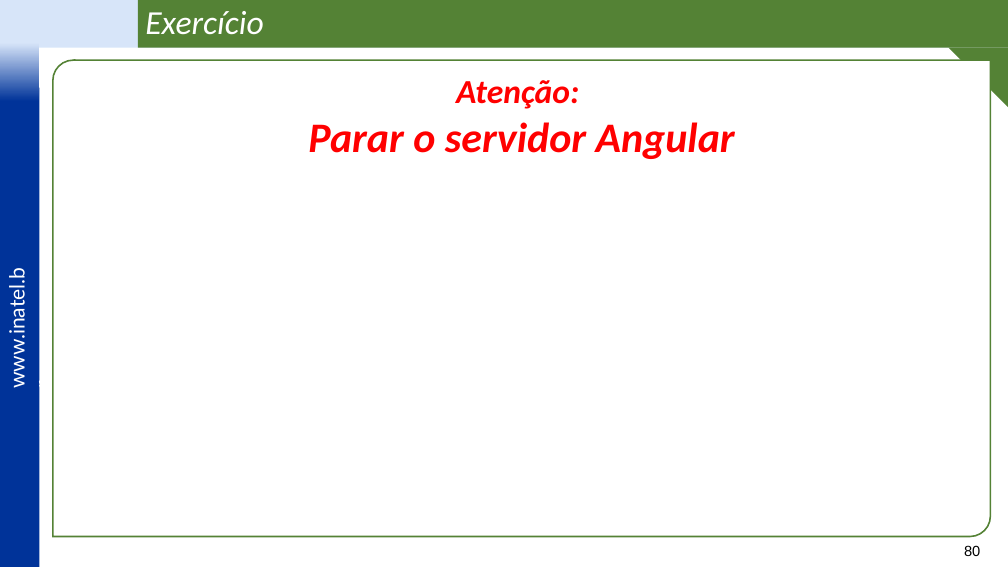
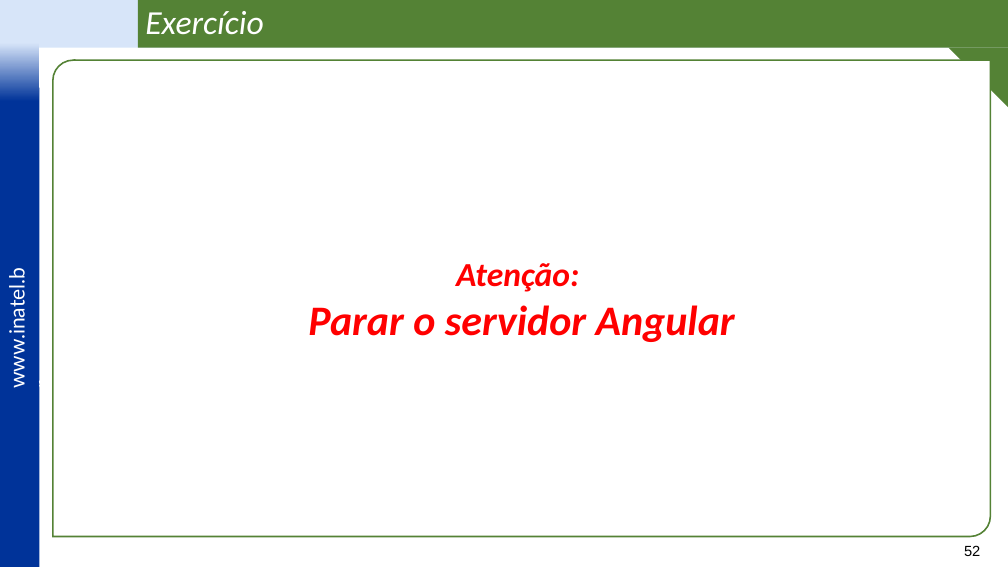
Before and after one commit to vitor-figueiredo/Lab_Angular, a slide deck: slide 52 of _docs/Lab_Angular - Frontend com Angular -v3.pptx (slide 80 before the commit). Drawn at 1008x567 pixels with LibreOffice and Linux fonts; fonts in the diff are those of the drawing; background and template pictures are left out. Boxes give left, top, right and bottom in pixels: in the first picture for what was removed or moved away, otherwise in the second. Text is boxed around its words. In the diff, an @@ line names an element or a change of style, - is before the commit and + after.

```diff
--- a/_docs/Lab_Angular - Frontend com Angular -v3.pptx
+++ b/_docs/Lab_Angular - Frontend com Angular -v3.pptx
@@ round diag rect "Atenção:" at [53, 60, 991, 537]: vertical alignment top to middle @@
@@ page number at [964, 545, 980, 556]: text changed @@
-80
+52
```
Also in this commit, not shown: 13 other slides changed, 26 slides added, 2 slides removed, 31 other files.
